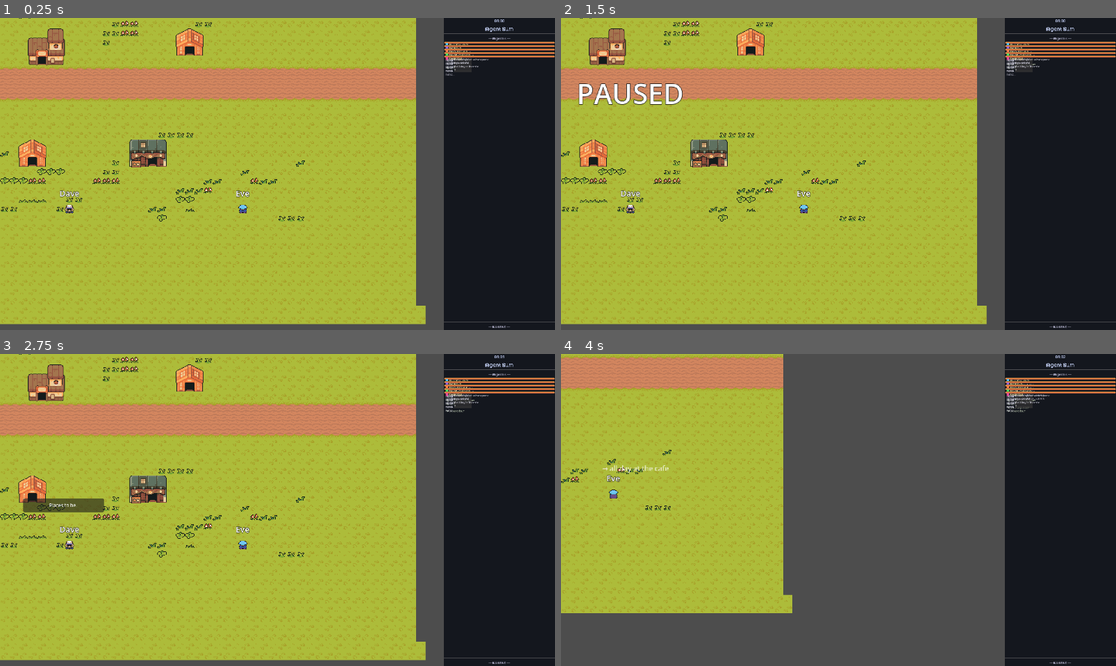
Above: before the commit, frames 1-4 (two rows, left to right).
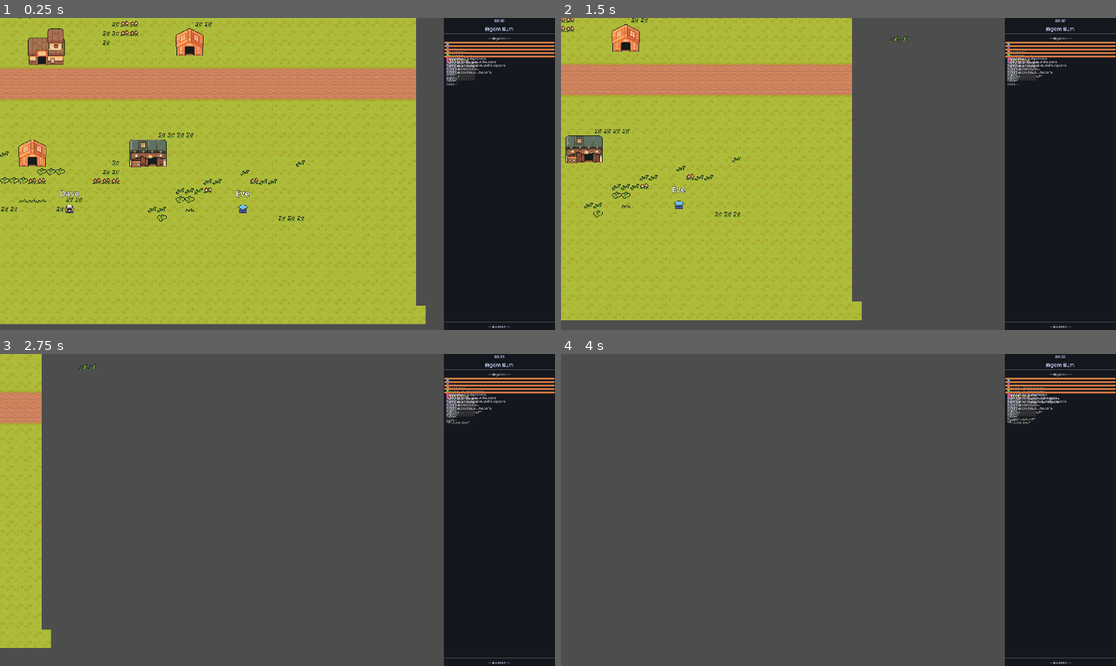
Above: after the commit, the same moments.

Repository: Erik-Huang/godot-agent-sim
Game: Godot game, scene res://main.tscn
Two runs of this game, one before a commit and one after it. Both use one fixed random seed, a clock stepped at 60 frames per second and the inputs below.
Inputs (mouse positions are in pixels of both pictures, inside the frame that each line leads up to):
- Up to frame 1 (0.25 s): no input
- Up to frame 2 (1.5 s): tap Enter (ui_accept) at 0.5, 0.77, 1.25 s; move the mouse to (810, 236) at 0.52 s; click (810, 236) at 0.67 s; drag from (1005, 220) to (627, 208) at 1.27 s
- Up to frame 3 (2.75 s): tap Enter (ui_accept) at 2 s; move the mouse to (111, 463) at 2.02 s; click (111, 463) at 2.17 s
- Up to frame 4 (4 s): drag from (866, 510) to (672, 463) at 2.77 s; move the mouse to (755, 432) at 3.52 s; click (755, 432) at 3.67 s; tap Enter (ui_accept) at 3.77 s

The runs differ from the first frame. In frame 1, 0.5% of the frame differs, in the area x 80-92%, y 8-22%; in frame 2, 33%; in frame 3, 69%, in the area x 0-92%, y 0-99%; in frame 4, 34%.

Commit message:
fix(UI): MarginContainer outer panel fixes VBox layout overlap; font sizes 10-12; more card padding

Diff:
--- a/main.gd
+++ b/main.gd
@@ -96,8 +96,8 @@
 	screen_root.mouse_filter = Control.MOUSE_FILTER_IGNORE
 	ui_layer.add_child(screen_root)
 
-	# outer_panel is a plain Control anchored to right 20% — this does the positioning
-	var outer_panel := Control.new()
+	# outer_panel: MarginContainer anchored to right 20% — sizes its child correctly
+	var outer_panel := MarginContainer.new()
 	outer_panel.name = "OuterPanel"
 	outer_panel.anchor_left = 0.8
 	outer_panel.anchor_right = 1.0
@@ -107,16 +107,18 @@
 	outer_panel.offset_right = 0.0
 	outer_panel.offset_top = 0.0
 	outer_panel.offset_bottom = 0.0
+	outer_panel.add_theme_constant_override("margin_left", 0)
+	outer_panel.add_theme_constant_override("margin_top", 0)
+	outer_panel.add_theme_constant_override("margin_right", 0)
+	outer_panel.add_theme_constant_override("margin_bottom", 0)
 	screen_root.add_child(outer_panel)
 
-	# Move UIPanel into outer_panel and make it fill the full outer_panel
+	# Move UIPanel into outer_panel — SIZE_EXPAND_FILL so VBoxContainer fills it
+	# Do NOT use set_anchors_preset on VBoxContainer — it breaks layout
 	ui_panel.get_parent().remove_child(ui_panel)
 	outer_panel.add_child(ui_panel)
-	ui_panel.set_anchors_preset(Control.PRESET_FULL_RECT)
-	ui_panel.offset_left = 0.0
-	ui_panel.offset_right = 0.0
-	ui_panel.offset_top = 0.0
-	ui_panel.offset_bottom = 0.0
+	ui_panel.size_flags_horizontal = Control.SIZE_EXPAND_FILL
+	ui_panel.size_flags_vertical = Control.SIZE_EXPAND_FILL
 	ui_panel.clip_contents = true
 
 	# Wrap AgentList in ScrollContainer so cards don't overflow
@@ -134,13 +136,16 @@
 		scroll.add_child(agent_list_node)
 		agent_list_node.size_flags_horizontal = Control.SIZE_EXPAND_FILL
 
-	# Fix UIBackground: move it OUT of VBoxContainer so it's a real backdrop
+	# UIBackground: anchor it directly to screen_root behind outer_panel
 	var ui_bg: ColorRect = ui_panel.get_node_or_null("UIBackground")
 	if ui_bg:
 		ui_panel.remove_child(ui_bg)
-		outer_panel.add_child(ui_bg)
-		outer_panel.move_child(ui_bg, 0)  # Draw behind everything
-		ui_bg.set_anchors_preset(Control.PRESET_FULL_RECT)
+		screen_root.add_child(ui_bg)
+		screen_root.move_child(ui_bg, 0)
+		ui_bg.anchor_left = 0.8
+		ui_bg.anchor_right = 1.0
+		ui_bg.anchor_top = 0.0
+		ui_bg.anchor_bottom = 1.0
 		ui_bg.offset_left = 0.0
 		ui_bg.offset_right = 0.0
 		ui_bg.offset_top = 0.0
--- a/ui.gd
+++ b/ui.gd
@@ -74,13 +74,13 @@
 
 	# Margin inside card
 	var margin := MarginContainer.new()
-	margin.add_theme_constant_override("margin_left", 6)
-	margin.add_theme_constant_override("margin_top", 4)
-	margin.add_theme_constant_override("margin_right", 6)
-	margin.add_theme_constant_override("margin_bottom", 4)
+	margin.add_theme_constant_override("margin_left", 8)
+	margin.add_theme_constant_override("margin_top", 6)
+	margin.add_theme_constant_override("margin_right", 8)
+	margin.add_theme_constant_override("margin_bottom", 6)
 
 	var vbox := VBoxContainer.new()
-	vbox.add_theme_constant_override("separation", 3)
+	vbox.add_theme_constant_override("separation", 5)
 
 	# Header row: color dot + name [personality]
 	var header_row := HBoxContainer.new()
@@ -92,7 +92,7 @@
 	header_row.add_child(color_dot)
 	var header_label := Label.new()
 	header_label.text = "%s [%s]" % [agent_name, personality_tag]
-	_apply_font(header_label, 8)
+	_apply_font(header_label, 12)
 	header_label.add_theme_color_override("font_color", Color(1.0, 0.9, 0.6))
 	header_row.add_child(header_label)
 	vbox.add_child(header_row)
@@ -100,14 +100,14 @@
 	# State + zone row
 	var state_label := Label.new()
 	state_label.text = "idle | —"
-	_apply_font(state_label, 8)
+	_apply_font(state_label, 11)
 	_apply_muted_color(state_label)
 	vbox.add_child(state_label)
 
 	# Agenda
 	var agenda_label := Label.new()
 	agenda_label.text = "agenda: —"
-	_apply_font(agenda_label, 8)
+	_apply_font(agenda_label, 11)
 	_apply_muted_color(agenda_label)
 	vbox.add_child(agenda_label)
 
@@ -116,7 +116,7 @@
 	mood_row.add_theme_constant_override("separation", 4)
 	var mood_text := Label.new()
 	mood_text.text = "mood:"
-	_apply_font(mood_text, 8)
+	_apply_font(mood_text, 11)
 	_apply_muted_color(mood_text)
 	mood_row.add_child(mood_text)
 	var mood_bar_bg := ColorRect.new()
@@ -136,7 +136,7 @@
 	# Last memory
 	var memory_label := Label.new()
 	memory_label.text = "mem: —"
-	_apply_font(memory_label, 8)
+	_apply_font(memory_label, 10)
 	memory_label.add_theme_color_override("font_color", Color(0.6, 0.6, 0.65))
 	memory_label.autowrap_mode = TextServer.AUTOWRAP_WORD_SMART
 	memory_label.custom_minimum_size.x = 0
@@ -145,7 +145,7 @@
 	# Last speech
 	var speech_label := Label.new()
 	speech_label.text = ""
-	_apply_font(speech_label, 8)
+	_apply_font(speech_label, 10)
 	speech_label.add_theme_color_override("font_color", Color(0.75, 0.8, 0.7))
 	speech_label.autowrap_mode = TextServer.AUTOWRAP_WORD_SMART
 	speech_label.custom_minimum_size.x = 0
@@ -251,7 +251,7 @@
 func _refresh_log() -> void:
 	while _log_labels.size() < log_entries.size():
 		var label: Label = Label.new()
-		_apply_font(label, 8)
+		_apply_font(label, 10)
 		label.add_theme_color_override("font_color", Color(0.7, 0.75, 0.6))
 		label.autowrap_mode = TextServer.AUTOWRAP_WORD_SMART
 		label.custom_minimum_size.x = 230
